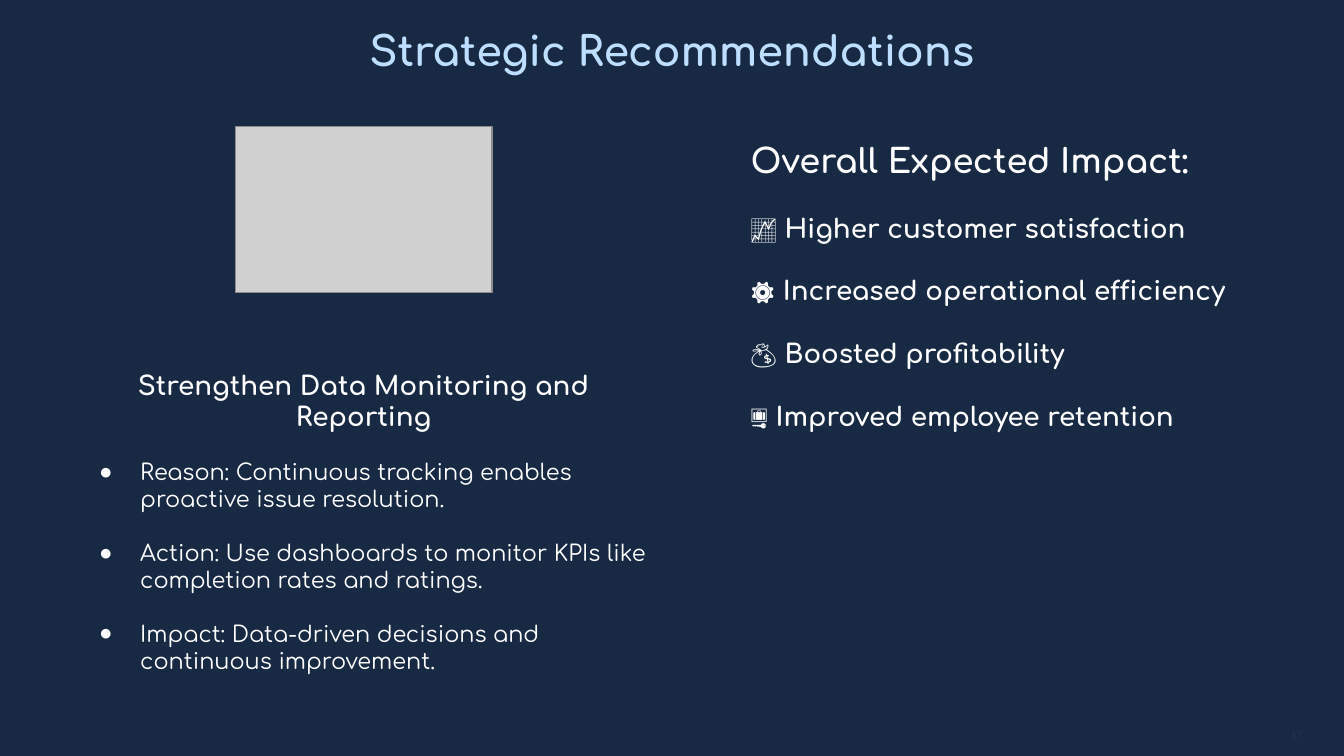
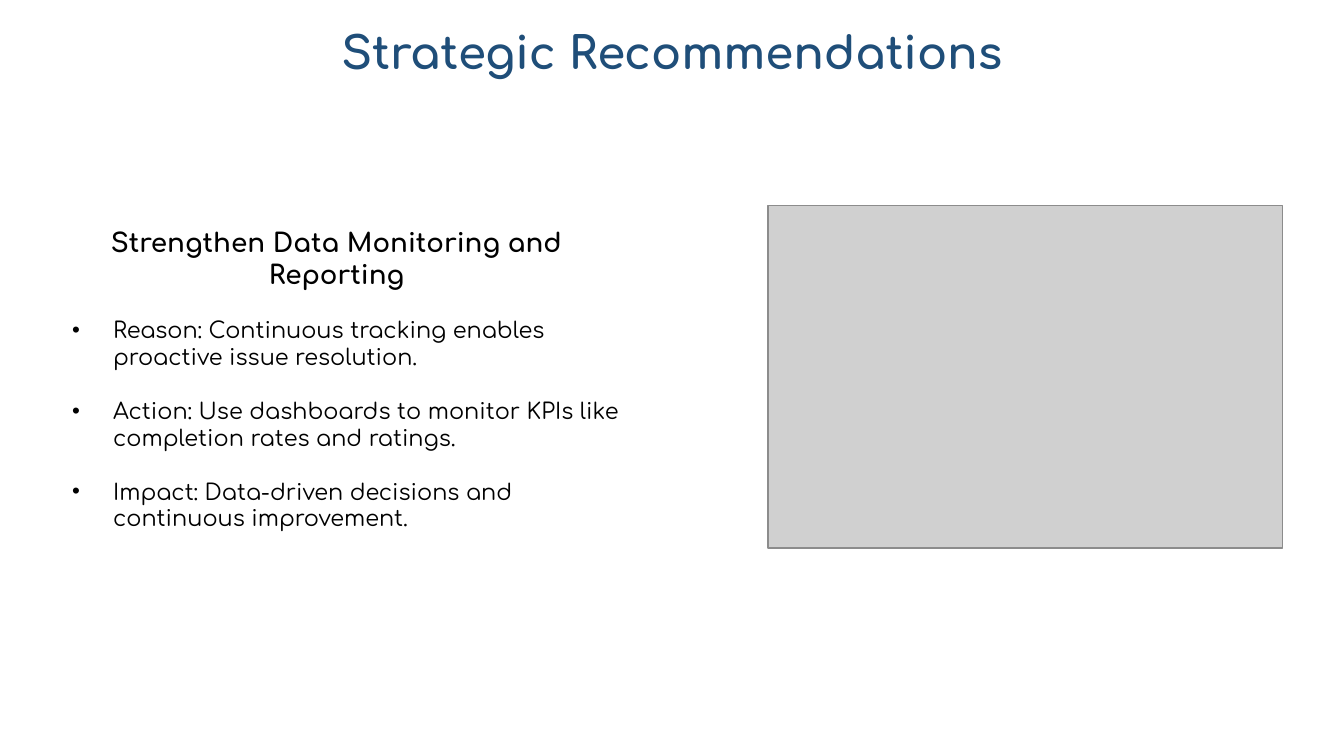
Before and after one commit to vikas9074122983/AstroSage_analysis_excel_dashboard_project, a slide deck: slide 20 of Atrosage_analysis_Vikas.pptx (slide 17 before the commit). Drawn at 1344x756 pixels with LibreOffice and Linux fonts; fonts in the diff are those of the drawing; grey boxes stand for pictures. Boxes give left, top, right and bottom in pixels: in the first picture for what was removed or moved away, otherwise in the second. Text is boxed around its words. In the diff, an @@ line names an element or a change of style, - is before the commit and + after.

```diff
--- a/Atrosage_analysis_Vikas.pptx
+++ b/Atrosage_analysis_Vikas.pptx
@@ background #182A43 to #FFFFFF @@
@@ text "Strategic Recommendations" at box(341, 33, 1002, 79): size 22 to 24 pt, text colour #BEDEFF to #1F4E79 @@
@@ picture removed at box(235, 126, 492, 292) @@
@@ text removed at box(751, 146, 1225, 432) @@
-Overall Expected Impact:
-📈 Higher customer satisfaction
-⚙️ Increased operational efficiency
-💰 Boosted profitability
-🛅 Improved employee retention
@@ picture added at box(767, 206, 1282, 548) @@
@@ text "Strengthen Data Monitoring and Reporting": place and size @@
-text "Strengthen Data Monitoring and Reporting" at box(138, 374, 646, 674)
+text "Strengthen Data Monitoring and Reporting" at box(111, 231, 619, 531)
@@ text "Strengthen Data Monitoring and Reporting" at box(111, 231, 619, 531): text colour #FFFFFF to #000000; bullet ● to • @@
```
Also in this commit, not shown: 18 other slides changed, 8 slides added, 4 slides removed, 2 other files.
